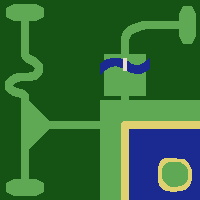
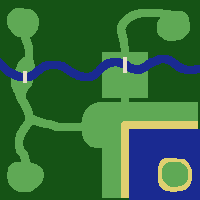
Layers edited between the first and the second 200x200 image:
added layer "Layer 7" above "tiles" over 0, 4, 200, 200
moved "beach corner1" into group "tiles" over 100, 100, 150, 150
moved "beach" into group "tiles" over 100, 150, 129, 200
moved "beach copy" into group "tiles" over 150, 100, 200, 129
moved "town" into group "tiles" over 101, 52, 148, 98
moved "grove copy 2" into group "tiles" over 150, 6, 196, 44
moved "grove copy" into group "tiles" over 6, 150, 44, 196
moved "grove" into group "tiles" over 6, 4, 44, 50
moved "right" into group "tiles" over 117, 9, 150, 48
moved "tee" into group "tiles" over 15, 100, 50, 150
moved "corridor" into group "tiles" over 50, 102, 100, 148
moved "s hand" into group "tiles" over 0, 50, 50, 100
moved "blank dark green copy 3" into group "tiles" over 50, 61, 100, 81
moved "blank dark green copy 2" into group "tiles" over 150, 55, 200, 74
